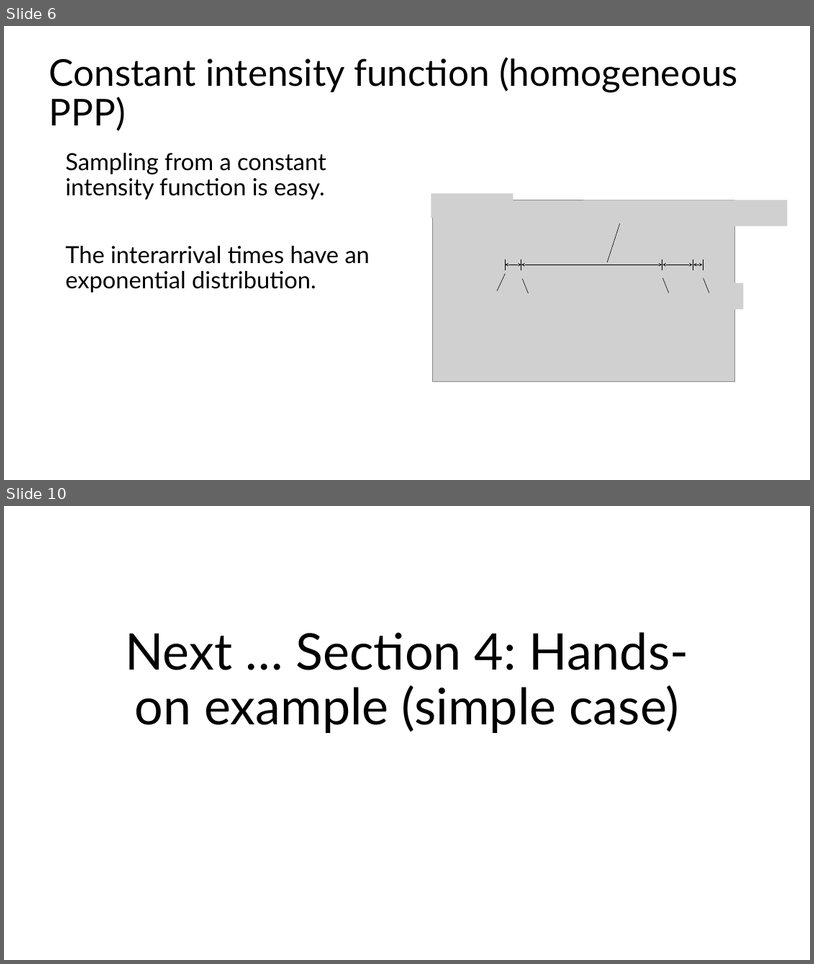
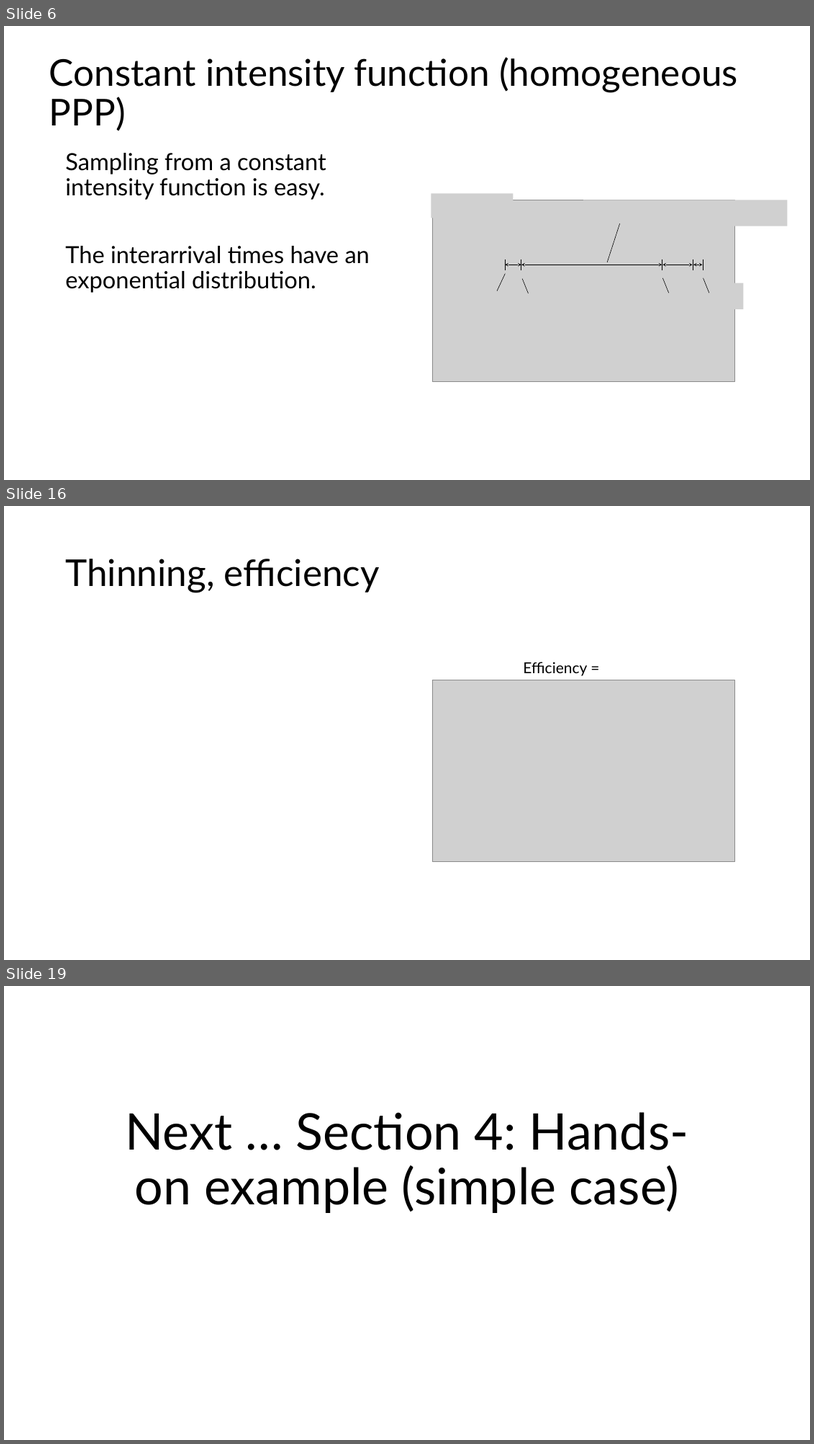
Before and after one commit to ttrikalin/des-R-course, a slide deck: materials/03_Sampling.pptx. Shown one above the other, each under a label of ours: slides 6 and 10 before the commit, slides 6, 16 and 19 after it; the slides between them are not shown. The pictures are 814x964 and 814x1444 pixels, drawn with LibreOffice and Linux fonts; fonts in the diff are those of the drawing; grey boxes stand for pictures. Boxes give left, top, right and bottom in pixels: in the first picture for what was removed or moved away, otherwise in the second. Text is boxed around its words. In the diff, an @@ line names an element or a change of style, - is before the commit and + after.

```diff
--- a/materials/03_Sampling.pptx
+++ b/materials/03_Sampling.pptx
@@ slide 16 added at (4, 506, 810, 960), background #FFFFFF @@
@@ title added at (65, 559, 380, 592), 44 pt, text #000000 @@
+Thinning, efficiency
@@ text added at (523, 662, 587, 680), 18 pt, text #000000 @@
+Efficiency = 78.7%
@@ picture added at (432, 680, 735, 862) @@
@@ what was slide 10 is now slide 19 @@
```
Also in this commit, not shown: 4 slides changed, 9 other slides added, 1 slide removed, 20 other files.
